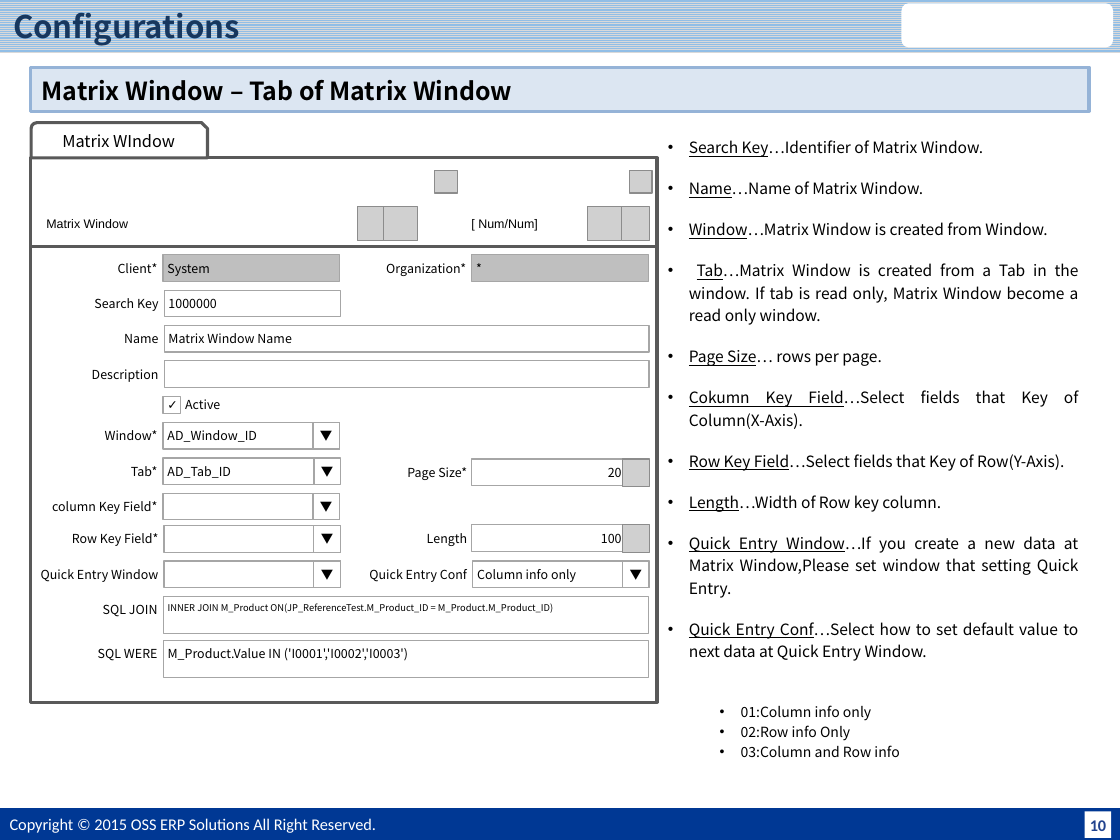
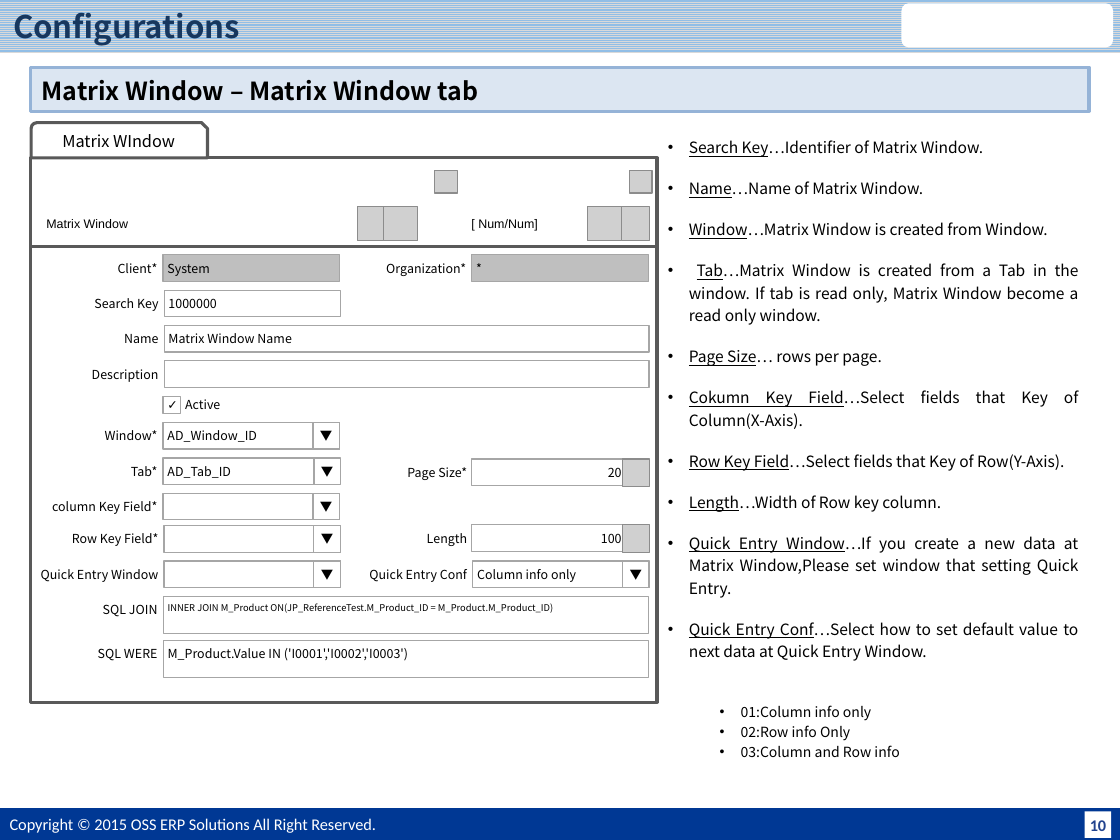
Before and after one commit to JPiere/jpiere.plugin.webui.matrixwindow, a slide deck: slide 11 of Doc/JPIERE-0098_MatrixWindow.pptx. Drawn at 1120x840 pixels with LibreOffice and Linux fonts; fonts in the diff are those of the drawing; grey boxes stand for pictures; background and template pictures are left out. Boxes give left, top, right and bottom in pixels: in the first picture for what was removed or moved away, otherwise in the second. Text is boxed around its words. In the diff, an @@ line names an element or a change of style, - is before the commit and + after.

```diff
--- a/Doc/JPIERE-0098_MatrixWindow.pptx
+++ b/Doc/JPIERE-0098_MatrixWindow.pptx
@@ text in rectangle at (42, 80, 478, 101): text changed @@
-Matrix Window – Tab of Matrix Window
+Matrix Window – Matrix Window tab
```
Also in this commit, not shown: 7 other slides changed.
